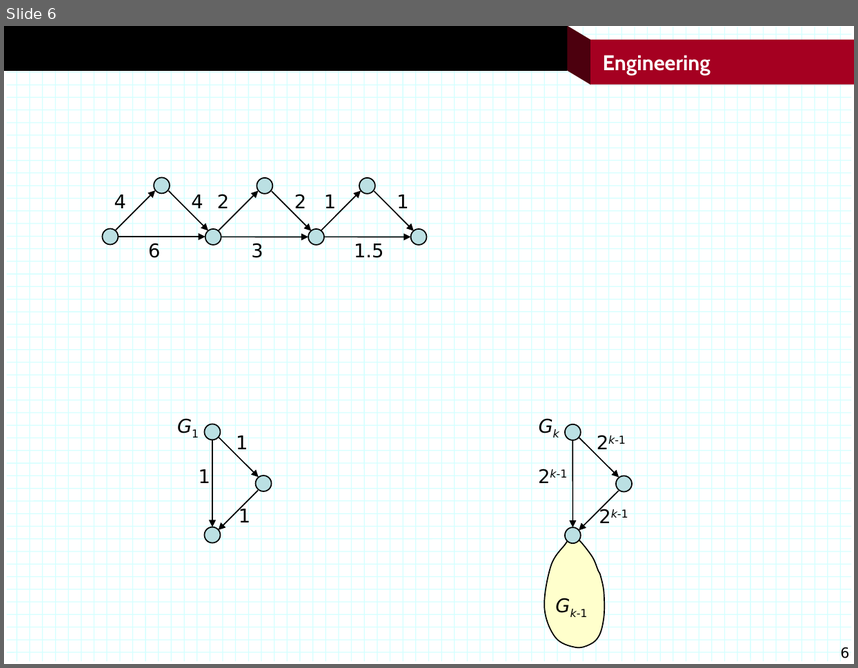
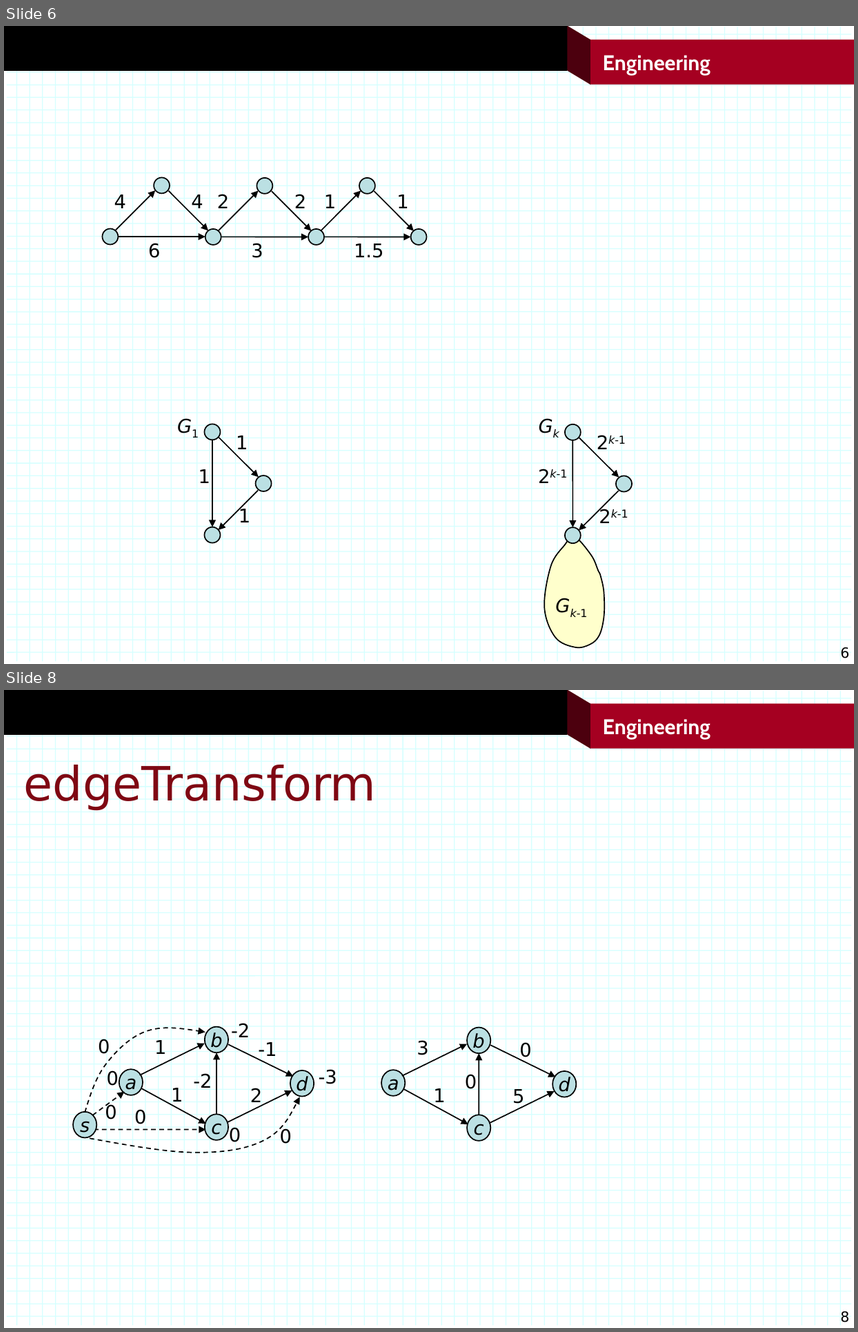
Before and after one commit to jonturner53/gads, a slide deck: graphAlgorithms/shortPaths.pptx. Shown one above the other, each under a label of ours: slide 6 before the commit, slides 6 and 8 after it; the slides between them are not shown. The pictures are 858x668 and 858x1332 pixels, drawn with LibreOffice and Linux fonts; fonts in the diff are those of the drawing; background and template pictures are left out. Boxes give left, top, right and bottom in pixels: in the first picture for what was removed or moved away, otherwise in the second. Text is boxed around its words. In the diff, an @@ line names an element or a change of style, - is before the commit and + after.

```diff
--- a/graphAlgorithms/shortPaths.pptx
+++ b/graphAlgorithms/shortPaths.pptx
@@ slide 8 added at (4, 690, 854, 1328), background #FFFFFF; not listed: 122 template elements that a slide beside it also shows @@
@@ title added at (24, 762, 377, 811), 40 pt, text #7F0813 @@
+edgeTransform
@@ group added at (73, 1023, 576, 1152): 18 texts, 12 arrows, 9 ellipses, 2 freeform shapes @@
+a
+b
+c
+d
+s
+1
+0
+0
+1
+-3
+0
+2
+0
+-1
+0
+-2
+0
+-2
+a
+b
+c
+d
+3
+1
+5
+0
+0
```
Also in this commit, not shown: 1 slide changed, 6 other files.
